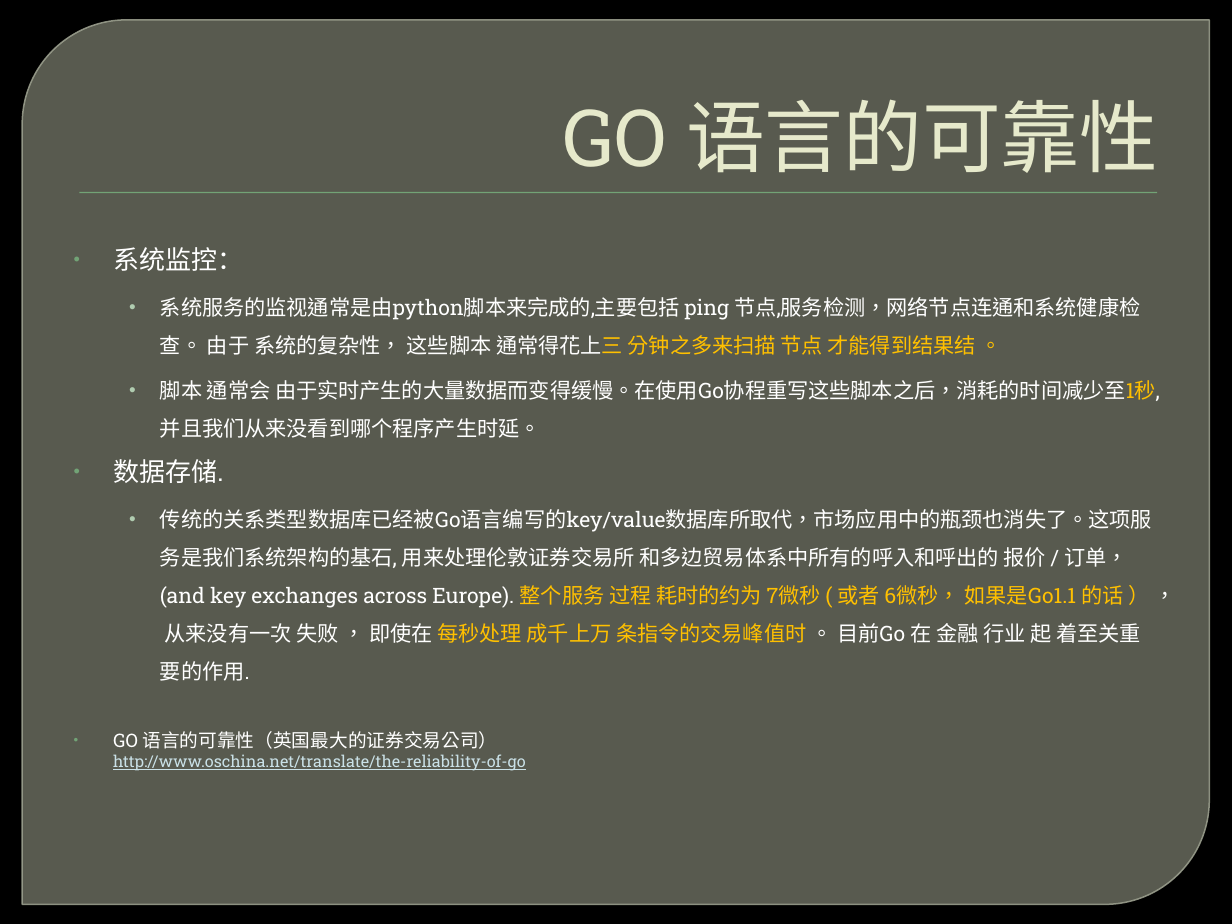
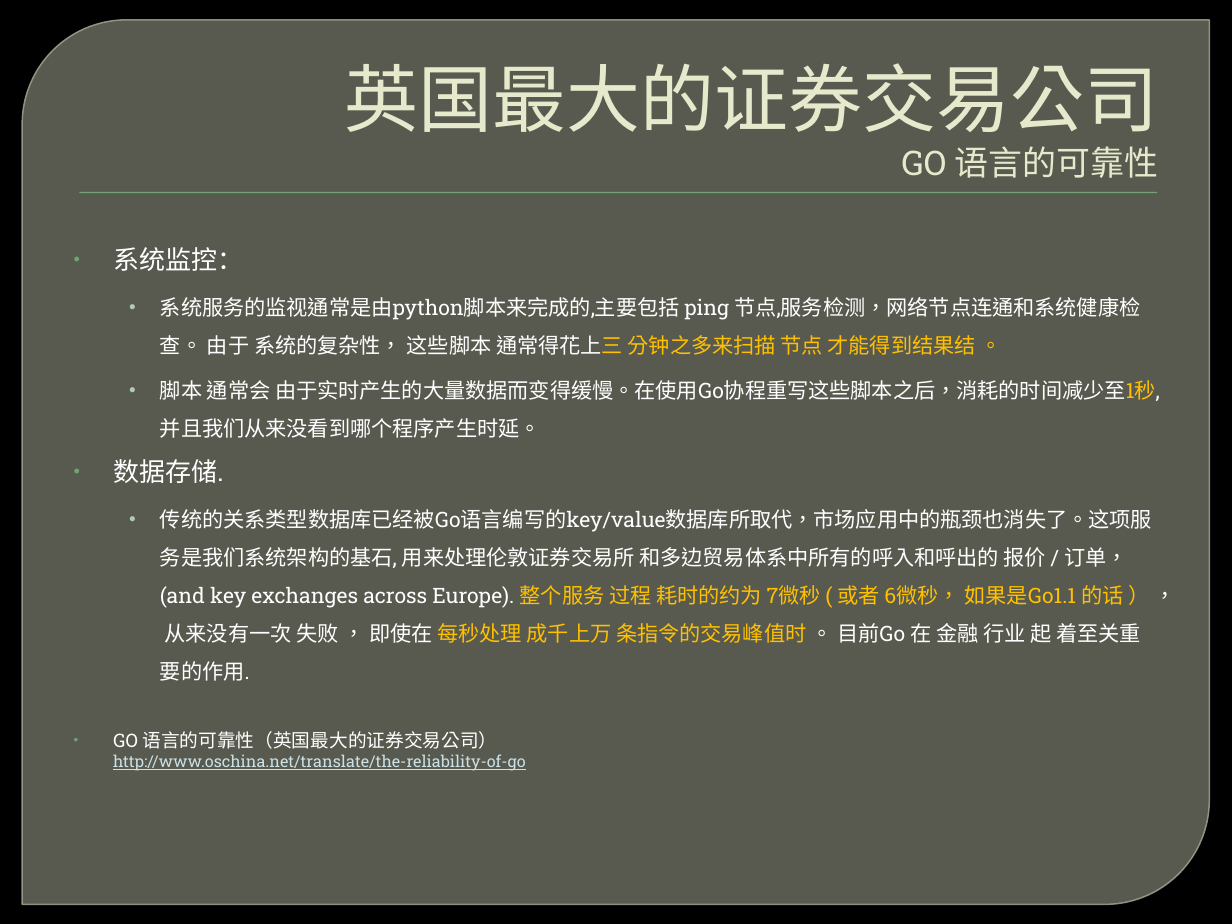
Before and after one commit to ghj1976/lecture, a slide deck: slide 34 of golang简介/Golang介绍.pptx. Drawn at 1232x924 pixels with LibreOffice and Linux fonts; fonts in the diff are those of the drawing; background and template pictures are left out. Boxes give left, top, right and bottom in pixels: in the first picture for what was removed or moved away, otherwise in the second. Text is boxed around its words. In the diff, an @@ line names an element or a change of style, - is before the commit and + after.

```diff
--- a/golang简介/Golang介绍.pptx
+++ b/golang简介/Golang介绍.pptx
@@ title at (x1=345, y1=63, x2=1158, y2=178): text changed; size 46 to 43.2 pt @@
-GO 语言的可靠性
+英国最大的证券交易公司
+GO 语言的可靠性
```
Also in this commit, not shown: 26 other slides changed, 4 slides added, 2 slides removed.
